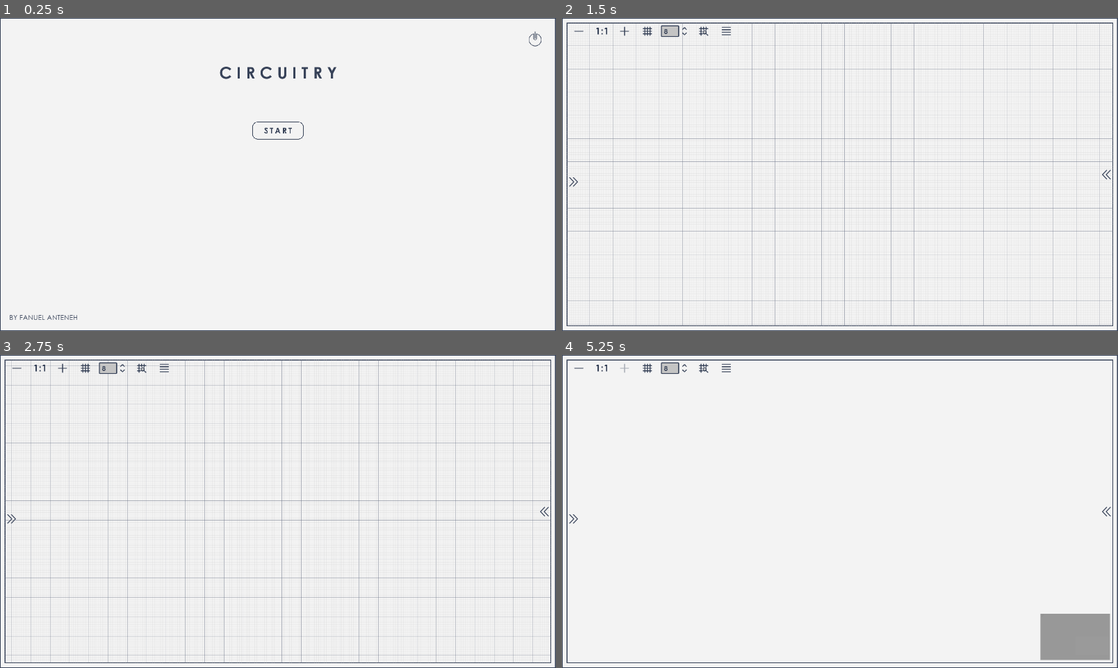
Above: before the commit, frames 1-4 (two rows, left to right).
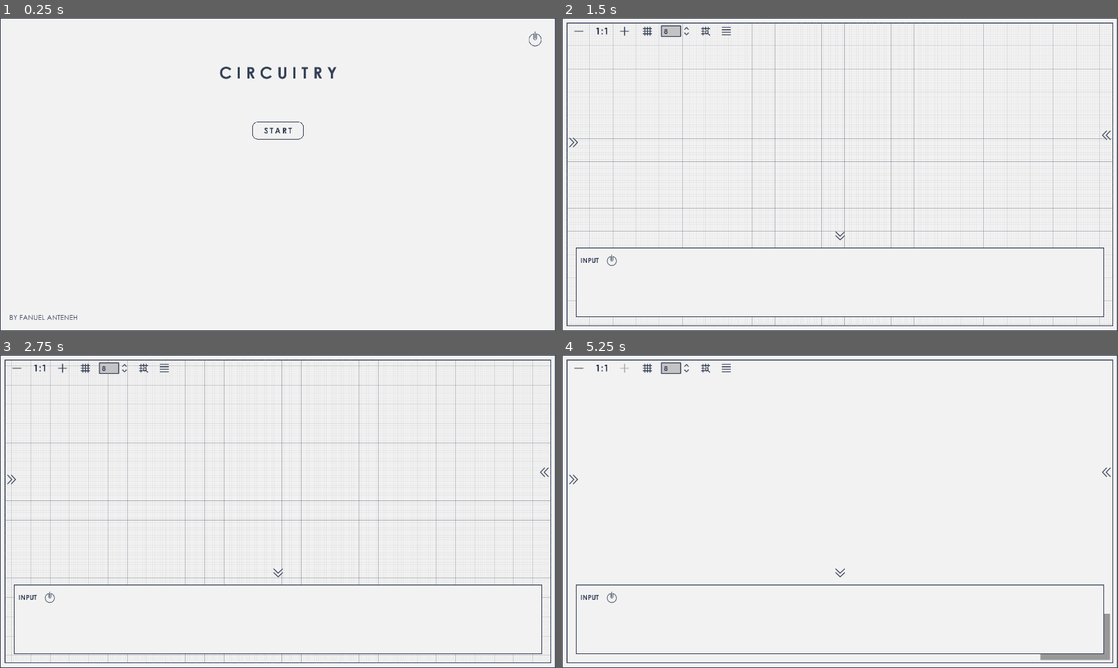
Above: after the commit, the same moments.

Repository: FanuelAnte/Circuitry
Game: Godot game, scene res://Scenes/MainMenu.tscn
Two runs of this game, one before a commit and one after it. Both use one fixed random seed, a clock stepped at 60 frames per second and the inputs below.
Inputs (mouse positions are in pixels of both pictures, inside the frame that each line leads up to; where the layout moved, square brackets give the same spot in the first picture):
- Up to frame 1 (0.25 s): no input
- Up to frame 2 (1.5 s): click (840, 130) at 0.5 s; click (840, 318) at 1.27 s
- Up to frame 3 (2.75 s): click (16, 367) at 2 s
- Up to frame 4 (5.25 s): click (612, 596) at 2.77 s; click (623, 367) at 3.5 s; click (645, 367) at 4.25 s; click (706, 367) [701, 367] at 5 s

The runs differ from the first frame. In frame 2, 1.6% of the frame differs, in the area x 1-99%, y 2-96%; in frame 3, 1.9%; in frame 4, 2.4%.

Commit message:
Home Stretch

Diff:
--- a/Assets/Themes/Theme.tres
+++ b/Assets/Themes/Theme.tres
@@ -110,10 +110,10 @@
 border_width_right = 3
 border_width_bottom = 3
 border_color = Color( 0.215686, 0.258824, 0.345098, 1 )
-corner_radius_top_left = 2
-corner_radius_top_right = 2
-corner_radius_bottom_right = 2
-corner_radius_bottom_left = 2
+corner_radius_top_left = 1
+corner_radius_top_right = 1
+corner_radius_bottom_right = 1
+corner_radius_bottom_left = 1
 
 [sub_resource type="DynamicFont" id=23]
 size = 24
@@ -206,10 +206,16 @@
 HSlider/styles/slider = SubResource( 20 )
 Label/colors/font_color = Color( 0.215686, 0.258824, 0.345098, 1 )
 Label/fonts/font = SubResource( 11 )
+LineEdit/colors/clear_button_color = Color( 0.88, 0.88, 0.88, 1 )
+LineEdit/colors/clear_button_color_pressed = Color( 1, 1, 1, 1 )
+LineEdit/colors/cursor_color = Color( 0.94, 0.94, 0.94, 1 )
 LineEdit/colors/font_color = Color( 0.215686, 0.258824, 0.345098, 1 )
 LineEdit/colors/font_color_selected = Color( 0.215686, 0.258824, 0.345098, 1 )
-LineEdit/constants/minimum_spaces = 7
+LineEdit/colors/font_color_uneditable = Color( 0.88, 0.88, 0.88, 0.5 )
+LineEdit/colors/selection_color = Color( 0.49, 0.49, 0.49, 1 )
+LineEdit/constants/minimum_spaces = 8
 LineEdit/fonts/font = SubResource( 4 )
+LineEdit/icons/clear = null
 LineEdit/styles/focus = SubResource( 3 )
 LineEdit/styles/normal = SubResource( 3 )
 LineEdit/styles/read_only = SubResource( 3 )
--- a/Scenes/MainGame.gd
+++ b/Scenes/MainGame.gd
@@ -1,6 +1,8 @@
 extends Control
 
 onready var graph = $GraphEdit
+
+onready var timeline_row = load("res://Scenes/TimelineRow.tscn")
 
 onready var left_tween = $Left/TweenLeft
 onready var left_drawer = $Left
@@ -9,6 +11,11 @@
 onready var right_tween = $Right/TweenRight
 onready var right_drawer = $Right
 onready var right_drawer_btn = $Right/RightDrawer
+
+onready var bottom_tween = $Bottom/TweenBottom
+onready var bottom_drawer = $Bottom
+onready var bottom_drawer_btn = $Bottom/BottomDrawer
+onready var timeline_container = $Bottom/BottomPanel/ScrollContainer/Timeline
 
 var gate_scene = load("res://Scenes/Gate.tscn")
 var io_scene = load("res://Scenes/IO.tscn")
@@ -26,9 +33,11 @@
 
 var left_drawer_out = false
 var right_drawer_out = false
+var bottom_drawer_out = false
 
 
 func _ready():
+#	graph.get_child(1).hide()
 	pass
 
 func add_gate(gate_type):
@@ -76,6 +85,7 @@
 
 func _on_IN_pressed():
 	add_io("INPUT", input_scene)
+	update_timeline()
 
 func _on_OUT_pressed():
 	add_io("OUTPUT", output_scene)
@@ -85,6 +95,21 @@
 
 func _on_OSC_pressed():
 	add_io("OSCILLATOR", oscillator_scene)
+
+func update_timeline():
+	var input_count = 0
+	for node in graph.get_children():
+		if node.get_class() == "GraphNode" and "INPUT" in node.title:
+			input_count += 1
+
+	for row in timeline_container.get_children():
+		row.create_switches(pow(2, input_count))
+
+#	for node in graph.get_children():
+#		if node.get_class() == "GraphNode" and "INPUT" in node.title:
+#			var row = timeline_row.instance()
+#			timeline_container.add_child(row)
+#			row.name_row(node.title)
 
 func _on_GraphEdit_connection_request(from, from_slot, to, to_slot):
 	for con in graph.get_connection_list():
@@ -113,6 +138,7 @@
 	get_tree().call_group("nodes", "execute")
 
 func _on_Timer_timeout():
+	update_timeline()
 	run()
 
 func _on_MenuBtn_pressed():
@@ -140,9 +166,22 @@
 		right_drawer_btn.flip_h = false
 	right_tween.start()
 
+func bottom_drawer_tween():
+	if bottom_drawer_out:
+		bottom_tween.interpolate_property(bottom_drawer, "rect_position", Vector2(48, 792), Vector2(48, 1080), 0.1, Tween.TRANS_SINE, Tween.EASE_IN)
+		bottom_drawer_out = false
+		bottom_drawer_btn.flip_h = true
+	else:
+		bottom_tween.interpolate_property(bottom_drawer, "rect_position", Vector2(48, 1080), Vector2(48, 792), 0.1, Tween.TRANS_SINE, Tween.EASE_IN)
+		bottom_drawer_out = true
+		bottom_drawer_btn.flip_h = false
+	bottom_tween.start()
 
 func _on_LeftDrawer_pressed():
 	left_drawer_tween()
 
 func _on_RightDrawer_pressed():
 	right_drawer_tween()
+
+func _on_BottomDrawer_pressed():
+	bottom_drawer_tween()
--- a/Scenes/MainGame.tscn
+++ b/Scenes/MainGame.tscn
@@ -29,6 +29,7 @@
 [ext_resource path="res://Assets/Images/Gates/PULSE.png" type="Texture" id=27]
 [ext_resource path="res://Assets/Images/Gates/OSC.png" type="Texture" id=28]
 [ext_resource path="res://Assets/Images/Gates/OSCp.png" type="Texture" id=29]
+[ext_resource path="res://Scenes/TimelineRow.tscn" type="PackedScene" id=30]
 
 [node name="MainGame" type="Control" groups=["main"]]
 anchor_right = 1.0
@@ -48,7 +49,6 @@
 margin_right = -16.0
 margin_bottom = -16.0
 right_disconnects = true
-scroll_offset = Vector2( -6.10352e-05, -6.10352e-05 )
 snap_distance = 8
 zoom_min = 0.5
 zoom_max = 1.0
@@ -58,7 +58,7 @@
 [node name="Left" type="Control" parent="."]
 margin_left = -240.0
 margin_top = 96.0
-margin_bottom = 1032.0
+margin_bottom = 760.0
 
 [node name="LeftPanel" type="Panel" parent="Left"]
 anchor_right = 1.0
@@ -227,7 +227,7 @@
 anchor_right = 1.0
 margin_top = 48.0
 margin_right = 448.0
-margin_bottom = 1032.0
+margin_bottom = 760.0
 
 [node name="RightPanel" type="Panel" parent="Right"]
 anchor_right = 1.0
@@ -264,6 +264,47 @@
 flip_h = true
 
 [node name="TweenRight" type="Tween" parent="Right"]
+
+[node name="Bottom" type="Control" parent="."]
+anchor_left = 0.5
+anchor_top = 1.0
+anchor_right = 0.5
+anchor_bottom = 1.0
+margin_left = -912.0
+margin_right = 912.0
+margin_bottom = 240.0
+
+[node name="BottomPanel" type="Panel" parent="Bottom"]
+anchor_right = 1.0
+anchor_bottom = 1.0
+
+[node name="ScrollContainer" type="ScrollContainer" parent="Bottom/BottomPanel"]
+margin_left = 16.0
+margin_top = 16.0
+margin_right = 1808.0
+margin_bottom = 224.0
+
+[node name="Timeline" type="VBoxContainer" parent="Bottom/BottomPanel/ScrollContainer"]
+margin_right = 1790.0
+margin_bottom = 208.0
+rect_min_size = Vector2( 1790, 208 )
+custom_constants/separation = 20
+
+[node name="Row" parent="Bottom/BottomPanel/ScrollContainer/Timeline" instance=ExtResource( 30 )]
+
+[node name="BottomDrawer" type="TextureButton" parent="Bottom"]
+anchor_left = 0.5
+anchor_right = 0.5
+margin_left = 18.0
+margin_top = -56.0
+margin_right = 50.0
+margin_bottom = -21.0
+rect_rotation = 89.9999
+texture_normal = ExtResource( 24 )
+texture_pressed = ExtResource( 25 )
+flip_h = true
+
+[node name="TweenBottom" type="Tween" parent="Bottom"]
 
 [node name="Palette" type="Sprite" parent="."]
 visible = false
@@ -299,5 +340,6 @@
 [connection signal="pressed" from="Left/LeftPanel/Gates/Buttons7/OSC" to="." method="_on_OSC_pressed"]
 [connection signal="pressed" from="Left/LeftDrawer" to="." method="_on_LeftDrawer_pressed"]
 [connection signal="pressed" from="Right/RightDrawer" to="." method="_on_RightDrawer_pressed"]
+[connection signal="pressed" from="Bottom/BottomDrawer" to="." method="_on_BottomDrawer_pressed"]
 [connection signal="timeout" from="Timer" to="." method="_on_Timer_timeout"]
 [connection signal="pressed" from="MenuBtn" to="." method="_on_MenuBtn_pressed"]
--- a/Scenes/Problems.tscn
+++ /dev/null
@@ -1,12 +0,0 @@
-[gd_scene load_steps=2 format=2]
-
-[ext_resource path="res://Assets/Themes/Theme.tres" type="Theme" id=1]
-
-[node name="Problems" type="Control"]
-anchor_right = 1.0
-anchor_bottom = 1.0
-theme = ExtResource( 1 )
-
-[node name="Panel" type="Panel" parent="."]
-anchor_right = 1.0
-anchor_bottom = 1.0
--- /dev/null
+++ b/Scenes/TimelineCheck.tscn
@@ -0,0 +1,11 @@
+[gd_scene load_steps=3 format=2]
+
+[ext_resource path="res://Assets/Images/Buttons/Timeline/OFF.png" type="Texture" id=1]
+[ext_resource path="res://Assets/Images/Buttons/Timeline/ON.png" type="Texture" id=2]
+
+[node name="TimelineCheck" type="CheckButton" groups=["timeline_switch"]]
+margin_right = 76.0
+margin_bottom = 40.0
+focus_mode = 0
+custom_icons/off = ExtResource( 1 )
+custom_icons/on = ExtResource( 2 )
--- /dev/null
+++ b/Scenes/TimelineRow.gd
@@ -0,0 +1,21 @@
+extends HBoxContainer
+
+var switch_scene = load("res://Scenes/TimelineCheck.tscn")
+var switches = 1
+
+func _ready():
+	pass
+#	create_switches(3)
+#	yield(get_tree().create_timer(1), "timeout")
+#	create_switches(2)
+
+func name_row(name):
+	$Name.set_text(name)
+
+func create_switches(amount):
+	for child in self.get_children():
+		if child.is_in_group("timeline_switch"):
+			child.queue_free()
+
+	for x in range(amount):
+		self.add_child(switch_scene.instance())
--- /dev/null
+++ b/Scenes/TimelineRow.tscn
@@ -0,0 +1,14 @@
+[gd_scene load_steps=2 format=2]
+
+[ext_resource path="res://Scenes/TimelineRow.gd" type="Script" id=1]
+
+[node name="Row" type="HBoxContainer"]
+margin_right = 1790.0
+margin_bottom = 31.0
+script = ExtResource( 1 )
+
+[node name="Name" type="Label" parent="."]
+margin_top = 8.0
+margin_right = 40.0
+margin_bottom = 22.0
+text = "INPUT"
--- a/project.godot
+++ b/project.godot
@@ -73,7 +73,6 @@
 
 [rendering]
 
-quality/driver/driver_name="GLES2"
 vram_compression/import_etc=true
 environment/default_environment="res://default_env.tres"
 quality/dynamic_fonts/use_oversampling=false
Binary file added: Assets/Images/Buttons/Timeline/OFF.png
Not shown, added: Assets/Images/Buttons/Timeline/OFF.png.import
Binary file added: Assets/Images/Buttons/Timeline/ON.png
Not shown, added: Assets/Images/Buttons/Timeline/ON.png.import
Not shown: 1 places in Scenes/MainGame.tscn that only renumber resources
